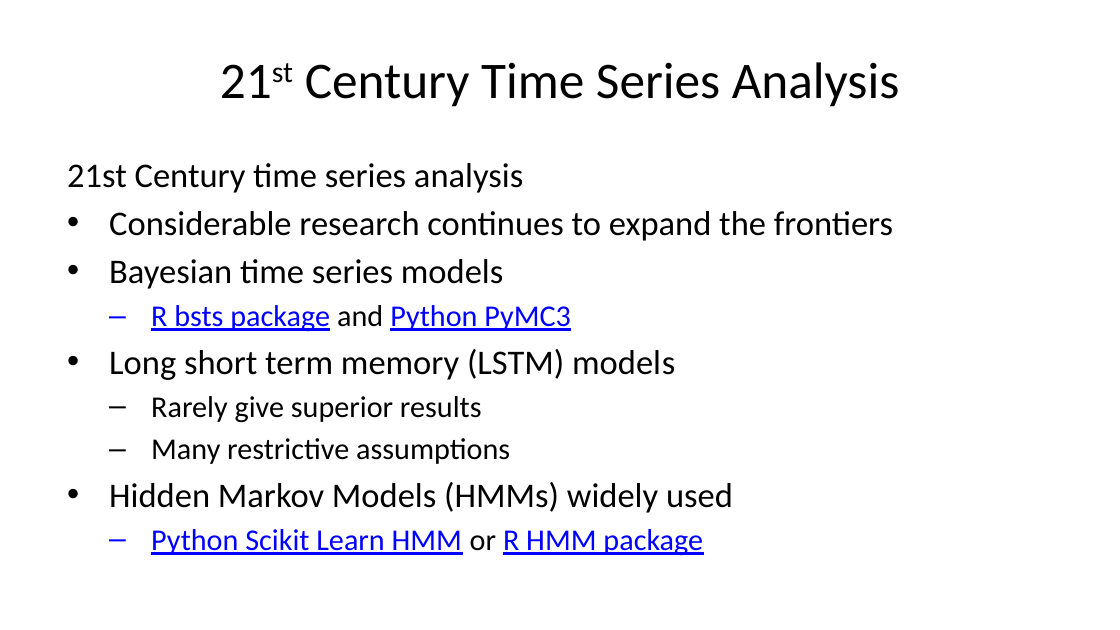
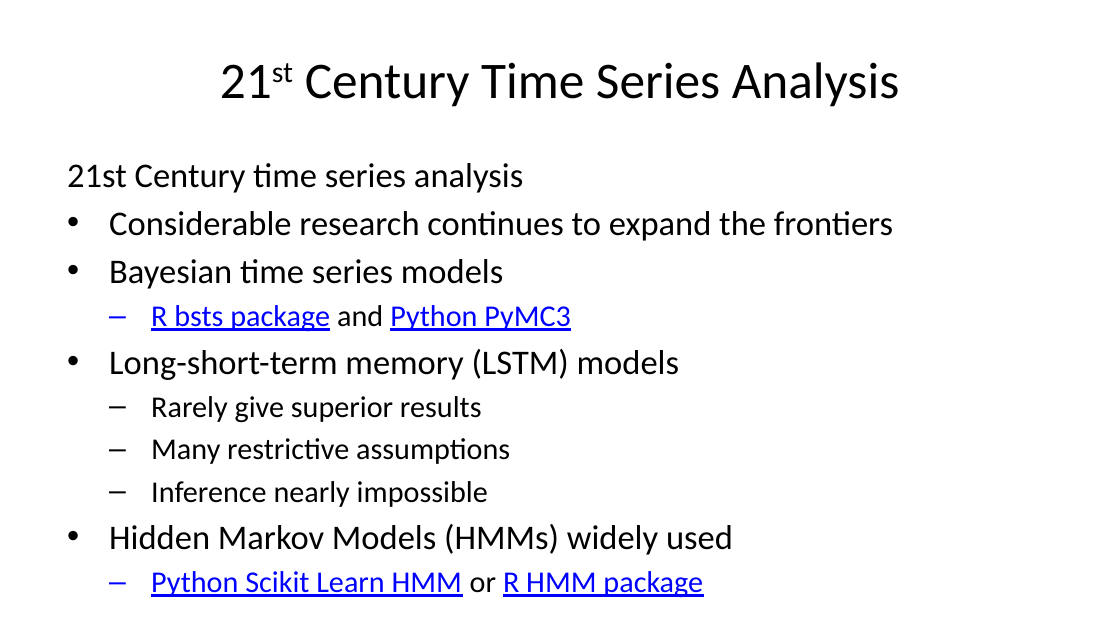
Before and after one commit to StephenElston/CSCI-E-83, a slide deck: slide 11 of LectureSlides/11_PropertiesOfTimeSeries.pptx (slide 10 before the commit). Drawn at 1120x630 pixels with LibreOffice and Linux fonts; fonts in the diff are those of the drawing. Boxes give left, top, right and bottom in pixels: in the first picture for what was removed or moved away, otherwise in the second. Text is boxed around its words. In the diff, an @@ line names an element or a change of style, - is before the commit and + after.

```diff
--- a/LectureSlides/11_PropertiesOfTimeSeries.pptx
+++ b/LectureSlides/11_PropertiesOfTimeSeries.pptx
@@ text at <box>109,349,679,380</box>: text changed @@
-• Long short term memory (LSTM) models
+• Long-short-term memory (LSTM) models
@@ text at <box>151,481,488,507</box>: paragraph added @@
+  – Inference nearly impossible
```
Also in this commit, not shown: 21 other slides changed, 9 slides added, 1 slide removed.
